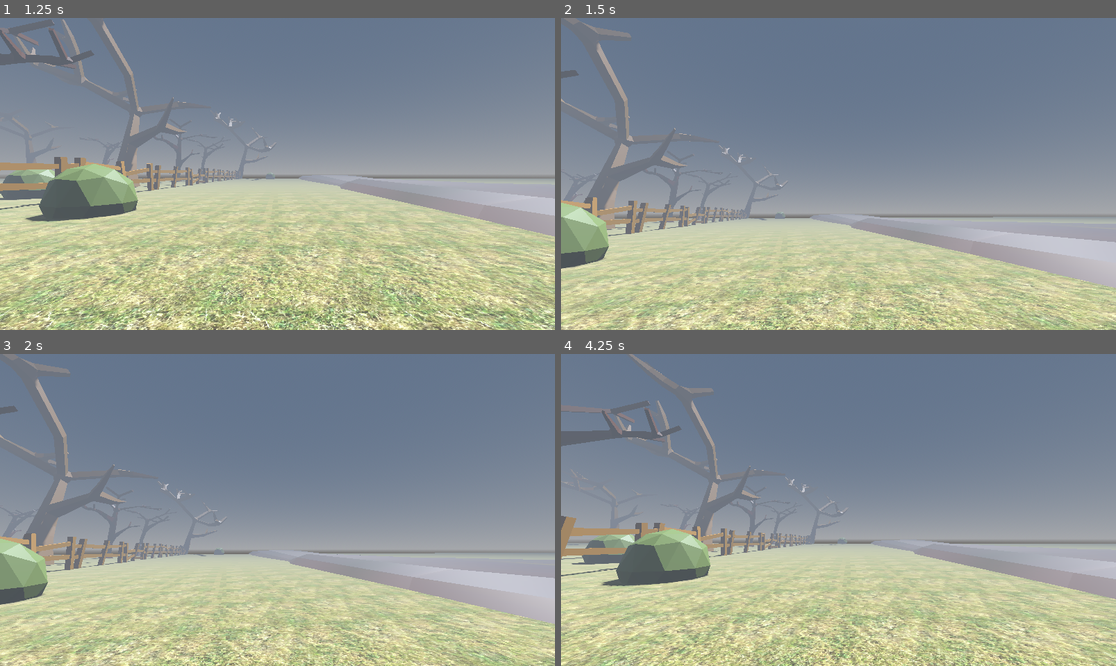
Above: before the commit, frames 1-4 (two rows, left to right).
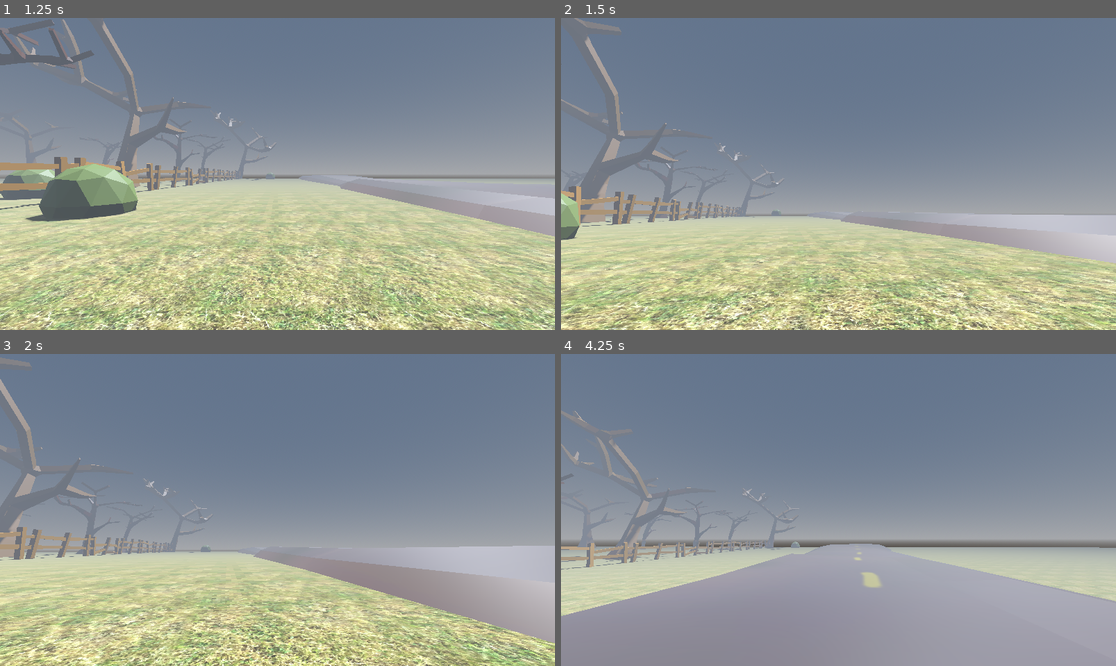
Above: after the commit, the same moments.

Repository: thedevbones/project-hillbilly
Game: Godot game, scene res://main_menu.tscn
Two runs of this game, one before a commit and one after it. Both use one fixed random seed, a clock stepped at 60 frames per second and the inputs below. Before the commit the project has no main scene; this scene is started directly in both runs.
Inputs (mouse positions are in pixels of both pictures, inside the frame that each line leads up to):
- Up to frame 1 (1.25 s): click "Start Game" at 0.5 s
- Up to frame 2 (1.5 s): move the mouse to (866, 174) at 1.27 s; hold D (walk_right, bound only after the commit) from 1.28 s (still down); hold Ctrl (crouch, bound only after the commit) from 1.28 s (still down)
- Up to frame 3 (2 s): keep holding D (walk_right, bound only after the commit); keep holding Ctrl (crouch, bound only after the commit); tap Space (jump, bound only after the commit) at 1.52, 1.82 s; tap Shift (sprint, bound only after the commit) at 1.55 s
- Up to frame 4 (4.25 s): move the mouse to (810, 510) at 2.02 s; release D (walk_right, bound only after the commit) at 2.03 s; release Ctrl (crouch, bound only after the commit) at 2.03 s; hold S (walk_back, bound only after the commit) 2.03-2.78 s; tap Shift (sprint, bound only after the commit) at 2.1 s; tap Space (jump, bound only after the commit) at 2.27, 2.57, 3.05, 3.6, 3.77, 4.07 s; tap W (walk_foward, bound only after the commit) at 2.3, 2.85 s; move the mouse to (849, 503) at 2.77 s; hold D (walk_right, bound only after the commit) from 2.78 s (still down); move the mouse to (832, 516) at 3.52 s; tap Ctrl (crouch, bound only after the commit) at 3.8 s

Frame 1 is identical in both runs. In frame 2, 24% of the frame differs, in the area x 0-100%, y 0-100%; in frame 3, 24%; in frame 4, 39%.

Commit message:
FER-50 Hotfix for input maps
Note: be careful when overwriting this file!

Diff:
--- a/project.godot
+++ b/project.godot
@@ -10,6 +10,45 @@
 
 [application]
 
-config/name="Horror Game1"
+config/name="Horror Game"
+run/main_scene="res://main_menu.tscn"
 config/features=PackedStringArray("4.2", "Forward Plus")
 config/icon="res://icon.svg"
+
+[input]
+
+walk_back={
+"deadzone": 0.5,
+"events": [Object(InputEventKey,"resource_local_to_scene":false,"resource_name":"","device":-1,"window_id":0,"alt_pressed":false,"shift_pressed":false,"ctrl_pressed":false,"meta_pressed":false,"pressed":false,"keycode":0,"physical_keycode":83,"key_label":0,"unicode":115,"echo":false,"script":null)
+]
+}
+walk_foward={
+"deadzone": 0.5,
+"events": [Object(InputEventKey,"resource_local_to_scene":false,"resource_name":"","device":-1,"window_id":0,"alt_pressed":false,"shift_pressed":false,"ctrl_pressed":false,"meta_pressed":false,"pressed":false,"keycode":0,"physical_keycode":87,"key_label":0,"unicode":119,"echo":false,"script":null)
+]
+}
+walk_right={
+"deadzone": 0.5,
+"events": [Object(InputEventKey,"resource_local_to_scene":false,"resource_name":"","device":-1,"window_id":0,"alt_pressed":false,"shift_pressed":false,"ctrl_pressed":false,"meta_pressed":false,"pressed":false,"keycode":0,"physical_keycode":68,"key_label":0,"unicode":100,"echo":false,"script":null)
+]
+}
+walk_left={
+"deadzone": 0.5,
+"events": [Object(InputEventKey,"resource_local_to_scene":false,"resource_name":"","device":-1,"window_id":0,"alt_pressed":false,"shift_pressed":false,"ctrl_pressed":false,"meta_pressed":false,"pressed":false,"keycode":0,"physical_keycode":65,"key_label":0,"unicode":97,"echo":false,"script":null)
+]
+}
+jump={
+"deadzone": 0.5,
+"events": [Object(InputEventKey,"resource_local_to_scene":false,"resource_name":"","device":-1,"window_id":0,"alt_pressed":false,"shift_pressed":false,"ctrl_pressed":false,"meta_pressed":false,"pressed":false,"keycode":0,"physical_keycode":32,"key_label":0,"unicode":32,"echo":false,"script":null)
+]
+}
+sprint={
+"deadzone": 0.5,
+"events": [Object(InputEventKey,"resource_local_to_scene":false,"resource_name":"","device":-1,"window_id":0,"alt_pressed":false,"shift_pressed":false,"ctrl_pressed":false,"meta_pressed":false,"pressed":false,"keycode":0,"physical_keycode":4194325,"key_label":0,"unicode":0,"echo":false,"script":null)
+]
+}
+crouch={
+"deadzone": 0.5,
+"events": [Object(InputEventKey,"resource_local_to_scene":false,"resource_name":"","device":-1,"window_id":0,"alt_pressed":false,"shift_pressed":false,"ctrl_pressed":false,"meta_pressed":false,"pressed":false,"keycode":0,"physical_keycode":4194326,"key_label":0,"unicode":0,"echo":false,"script":null)
+]
+}
